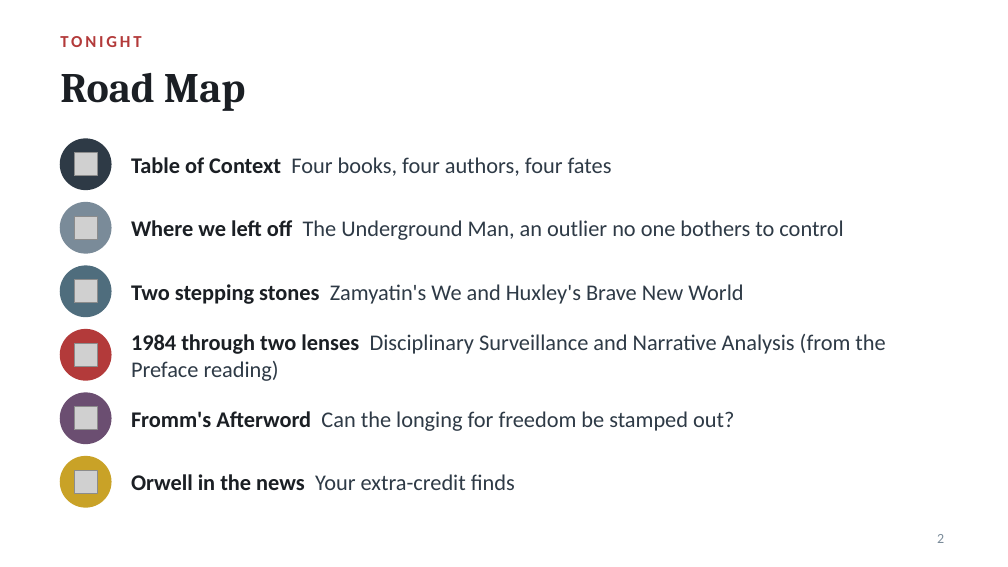
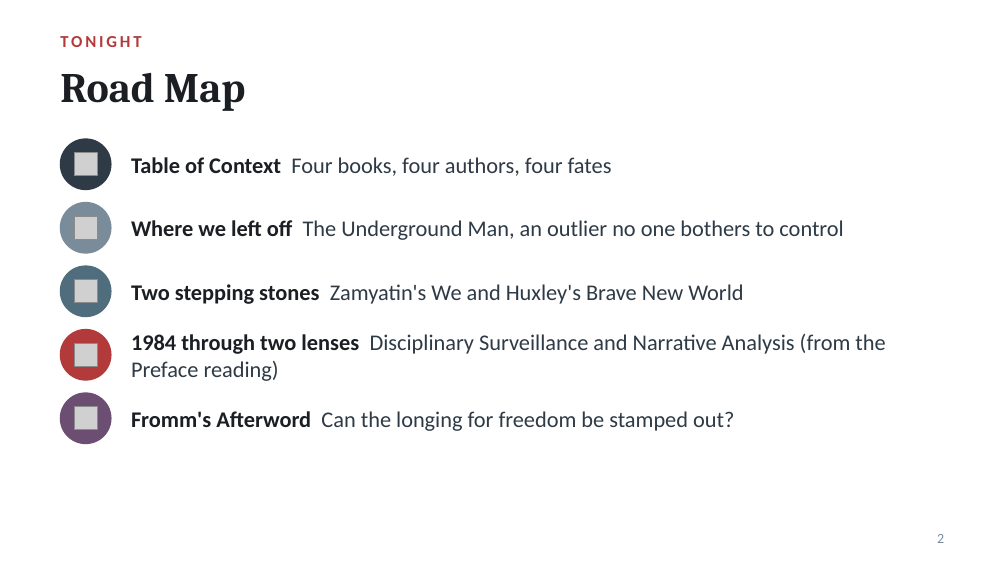
Before and after one commit to seaxelrod/BOLLI-f26-tales-of-defiance, a slide deck: slide 2 of mind_control_2/Class2_Outlier_to_1984_local.pptx. Drawn at 1008x567 pixels with LibreOffice and Linux fonts; fonts in the diff are those of the drawing; grey boxes stand for pictures. Boxes give left, top, right and bottom in pixels: in the first picture for what was removed or moved away, otherwise in the second. Text is boxed around its words. In the diff, an @@ line names an element or a change of style, - is before the commit and + after.

```diff
--- a/mind_control_2/Class2_Outlier_to_1984_local.pptx
+++ b/mind_control_2/Class2_Outlier_to_1984_local.pptx
@@ ellipse removed at (60, 457, 111, 507) @@
@@ picture removed at (74, 471, 97, 494) @@
@@ text removed at (131, 474, 515, 490) @@
-Orwell in the news Your extra-credit finds
```
Also in this commit, not shown: 3 slides removed, 17 other files.
